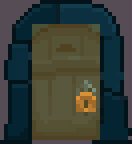
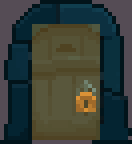
Two versions of the same layered image (w=132, h=144). Layer-by-layer changes:
painted on "RideDoor_Castle_Standard_Up_Closed.png" over [120, 72, 124, 80]
painted on "RideDoor_Castle_Standard_Up_Open.png" over [120, 72, 124, 80]
